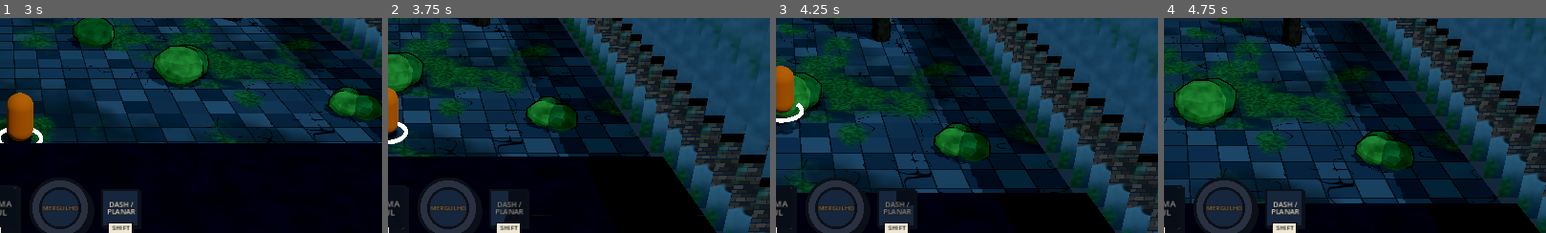
Above: before the commit, frames 1-4 (left to right).
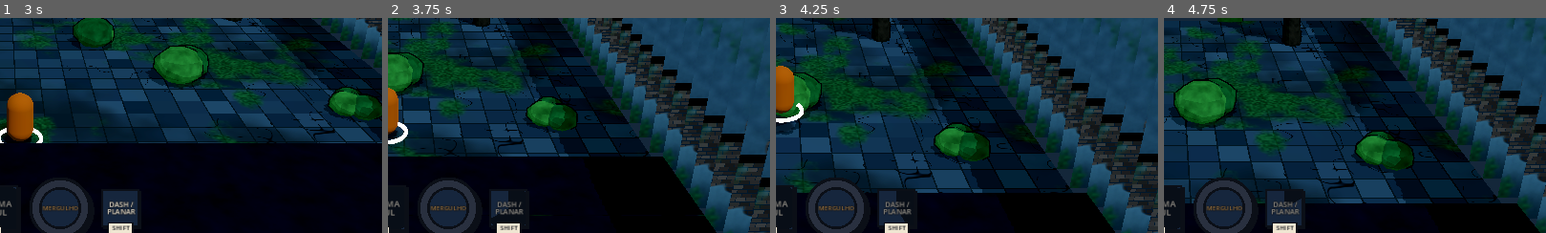
Above: after the commit, the same moments.

Repository: Giovivi/jogo_do_bolo
Game: Godot game, scene res://scenes/main.tscn
Same seed, same stepped clock (60 frames per second), same inputs: the game is played once before the commit and once after it.
Inputs (mouse positions are % of the whole screen's width and height, from its top left):
- Up to frame 1 (3 s): click "NOVO JOGO" at 0.5 s; tap Enter (confirm) at 1.25 s; move the mouse to (72, 45) at 1.27 s; hold D (move_right) 1.28-2.03 s; hold Q (ability_1) 1.28-2.03 s; click (72, 45) at 1.42 s; tap Space (jump) at 1.52, 2.27 s; tap E (ability_2) at 1.55, 2.1 s; move the mouse to (30, 55) at 2.02 s; hold S (move_down) 2.03-2.78 s; click (30, 55) at 2.3 s; move the mouse to (60, 28) at 2.77 s; press the mouse at (60, 28) at 2.78 s; hold D (move_right) from 2.78 s (still down)
- Up to frame 2 (3.75 s): tap Shift (dash) at 3.05, 3.6 s; move the mouse to (45, 70) at 3.52 s; release D (move_right) at 3.53 s; release the mouse at (45, 70) at 3.53 s; hold W (move_up) from 3.53 s (still down); click (45, 70) at 3.67 s
- Up to frame 3 (4.25 s): keep holding W (move_up); tap Space (jump) at 3.77 s; tap R (special) at 3.8 s
- Up to frame 4 (4.75 s): move the mouse to (80, 65) at 4.27 s; release W (move_up) at 4.28 s; hold A (move_left) from 4.28 s (still down); hold Q (ability_1) from 4.28 s (still down); tap R (special) at 4.35 s; click (80, 65) at 4.42 s; tap Space (jump) at 4.52 s
The pictures show only the part of the screen within x 50-100%, y 44-94%; the shares and areas given below are measured in that part.

Frame 1 is identical in both runs. In frame 2, 0.1% of the frame differs, in the area x 27-36%, y 80-97%; in frame 3, 0.2%; in frame 4, 0.4%, in the area x 28-36%, y 80-92%.

Commit message:
Feixe com raio laser vermelho, mira pela tela e esquiva de 2 s
Prancha feixe-laser-drone-v2 aprovada:
- Básico vira raio instantâneo (núcleo claro + brilho vermelho) com
  clarão estrelado no rosto.
- Q Raio Forte: grosso, atravessa inimigos, interrompe, corta porta.
- E Cone de Raios: leque de 90°, 6 m, acerta drones.
- R Suprema em Círculo: 14 m em volta do Feixe.
- Mira pela tela com ímã de ~1 m; drone a 2,0 m e área de 0,7 m.
- Recarga do dash: 2 s.

Co-Authored-By: Claude Opus 5.5 <noreply@anthropic.com>
Claude-Session: https://claude.ai/code/session_01GLyMG4JWCdVUJbnF96tWuE

Diff:
--- a/data/drone.tres
+++ b/data/drone.tres
@@ -16,5 +16,5 @@
 projectile_damage = 5.0
 projectile_speed = 12.0
 flying = true
-hover_height = 2.6
-body_radius = 0.5
+hover_height = 2.0
+body_radius = 0.7
--- a/scripts/actors/actor.gd
+++ b/scripts/actors/actor.gd
@@ -188,7 +188,9 @@
 	# Quem apanha pisca em vermelho.
 	_flash_time = 0.12
 	_react_to_hit(strength, dir, source, info, killed)
-	Game.impact_feedback(strength, source, self, killed)
+	# "quiet": reação completa no alvo, mas sem pausa e tremor (raio contínuo).
+	var feedback_strength: int = Impact.WEAK if info.get("quiet", false) else strength
+	Game.impact_feedback(feedback_strength, source, self, killed)
 	damaged.emit(amount)
 	hit_reacted.emit(strength)
 	_on_damaged(amount, source)
--- a/scripts/core/game.gd
+++ b/scripts/core/game.gd
@@ -15,6 +15,9 @@
 ## Alcance vertical: golpes e cones curtos / tiros, laser e áreas grandes.
 const REACH_MELEE := 1.5
 const REACH_RANGED := 3.0
+## Mira pela tela: folga (m) em volta do inimigo para o "ímã" da mira.
+const AIM_MAGNET := 1.0
+const LASER_RED := Color(1.0, 0.16, 0.1)
 const MASK_ENEMY := LAYER_WORLD | LAYER_HEROES | LAYER_ENEMIES | LAYER_GAPS | LAYER_WALKWAY
 const MASK_DRONE := LAYER_WORLD | LAYER_ENEMIES
 
@@ -40,6 +43,8 @@
 var run_finished: bool = false
 
 var _hitstop_running: bool = false
+var _flare_tex: ImageTexture = null
+
 
 
 func _ready() -> void:
@@ -317,6 +322,132 @@
 	flash_shape(m, Transform3D(basis, (flat_from + flat_to) * 0.5), color, duration)
 
 
+# ---------------------------------------------------------------- mira e laser
+
+## Altura do centro do corpo de um ator (drones voam acima do nó).
+func body_center(a: Actor) -> Vector3:
+	var up: float = a.hover_offset + (0.6 if a.flying else 0.85)
+	return a.global_position + Vector3(0, up, 0)
+
+
+## Inimigo embaixo do cursor na tela (com ~1 m de folga), dentro do alcance.
+## Resolve a mira em drones: o cursor em cima do drone mira nele, e não no
+## chão atrás dele.
+func aim_target(from: Node3D, max_range: float) -> Actor:
+	if camera == null:
+		return null
+	var mouse: Vector2 = camera.get_viewport().get_mouse_position()
+	var right: Vector3 = camera.global_transform.basis.x
+	var best: Actor = null
+	var best_score: float = INF
+	for e in living_enemies():
+		var a := e as Actor
+		if a == null:
+			continue
+		if flat_distance(from.global_position, a.global_position) > max_range + a.body_radius:
+			continue
+		var c: Vector3 = body_center(a)
+		if camera.is_position_behind(c):
+			continue
+		var sc: Vector2 = camera.unproject_position(c)
+		var edge: Vector2 = camera.unproject_position(c + right * (a.body_radius + AIM_MAGNET))
+		var tol: float = maxf(sc.distance_to(edge), 1.0)
+		var score: float = sc.distance_to(mouse) / tol
+		if score <= 1.0 and score < best_score:
+			best_score = score
+			best = a
+	return best
+
+
+## Raio de laser: núcleo claro e fino dentro de um brilho vermelho.
+func laser_beam(from: Vector3, to: Vector3, core_width: float, glow_width: float, duration: float = 0.1) -> Array[MeshInstance3D]:
+	var out: Array[MeshInstance3D] = []
+	if world_root == null:
+		return out
+	out.append(_beam_mesh(from, to, glow_width, Color(LASER_RED.r, LASER_RED.g, LASER_RED.b, 0.55), duration))
+	out.append(_beam_mesh(from, to, core_width, Color(1.0, 0.88, 0.85, 0.95), duration))
+	return out
+
+
+func _beam_mesh(from: Vector3, to: Vector3, width: float, color: Color, duration: float) -> MeshInstance3D:
+	var mi := MeshInstance3D.new()
+	var m := BoxMesh.new()
+	m.size = Vector3(1, 1, 1)
+	mi.mesh = m
+	var mat := StandardMaterial3D.new()
+	mat.albedo_color = color
+	mat.transparency = BaseMaterial3D.TRANSPARENCY_ALPHA
+	mat.blend_mode = BaseMaterial3D.BLEND_MODE_ADD
+	mat.shading_mode = BaseMaterial3D.SHADING_MODE_UNSHADED
+	mi.material_override = mat
+	mi.cast_shadow = GeometryInstance3D.SHADOW_CASTING_SETTING_OFF
+	world_root.add_child(mi)
+	place_beam(mi, from, to, width)
+	if duration > 0.0:
+		var tw := mi.create_tween()
+		tw.tween_property(mat, "albedo_color:a", 0.0, duration)
+		tw.tween_callback(mi.queue_free)
+	return mi
+
+
+## Estica uma caixa de raio entre dois pontos.
+func place_beam(mi: MeshInstance3D, from: Vector3, to: Vector3, width: float) -> void:
+	var d: Vector3 = to - from
+	var length: float = maxf(d.length(), 0.05)
+	var up := Vector3.UP
+	if absf(d.normalized().dot(up)) > 0.98:
+		up = Vector3.FORWARD
+	var basis := Basis.looking_at(d.normalized() if d.length() > 0.01 else Vector3.FORWARD, up)
+	mi.global_transform = Transform3D(basis * Basis.from_scale(Vector3(width, width, length)), (from + to) * 0.5)
+
+
+## Clarão estrelado (referência da Vivi): brilho vermelho redondo com
+## estrela branca e risco horizontal. duration <= 0 deixa fixo.
+func laser_flare(pos: Vector3, size: float, duration: float = 0.1) -> Sprite3D:
+	if world_root == null:
+		return null
+	var sp := Sprite3D.new()
+	sp.texture = _flare_texture()
+	sp.billboard = BaseMaterial3D.BILLBOARD_ENABLED
+	sp.no_depth_test = true
+	sp.shaded = false
+	sp.pixel_size = size / 128.0
+	world_root.add_child(sp)
+	sp.global_position = pos
+	if duration > 0.0:
+		var tw := sp.create_tween()
+		tw.set_parallel(true)
+		tw.tween_property(sp, "scale", Vector3.ONE * 1.4, duration)
+		tw.tween_property(sp, "modulate:a", 0.0, duration)
+		tw.chain().tween_callback(sp.queue_free)
+	return sp
+
+
+func _flare_texture() -> ImageTexture:
+	if _flare_tex != null:
+		return _flare_tex
+	var n := 128
+	var img := Image.create(n, n, false, Image.FORMAT_RGBA8)
+	for y in n:
+		for x in n:
+			var dx: float = (float(x) + 0.5) / float(n) * 2.0 - 1.0
+			var dy: float = (float(y) + 0.5) / float(n) * 2.0 - 1.0
+			var r2: float = dx * dx + dy * dy
+			var glow: float = exp(-r2 * 7.0)
+			var streak: float = exp(-absf(dy) * 90.0) * maxf(0.0, 1.0 - absf(dx))
+			var star: float = exp(-absf(dx) * 40.0) * maxf(0.0, 1.0 - absf(dy) * 1.6) \
+					+ exp(-absf(dy) * 40.0) * maxf(0.0, 1.0 - absf(dx) * 1.6)
+			var diag: float = (exp(-absf(dx - dy) * 45.0) + exp(-absf(dx + dy) * 45.0)) * maxf(0.0, 1.0 - sqrt(r2) * 2.6)
+			var core: float = exp(-r2 * 140.0)
+			var white: float = clampf(star + diag * 0.7 + core + streak * 0.8, 0.0, 1.0)
+			var c := Color(LASER_RED.r, LASER_RED.g, LASER_RED.b) * glow
+			c = c.lerp(Color(1, 1, 1), white)
+			c.a = clampf(maxf(glow * 0.9, white), 0.0, 1.0)
+			img.set_pixel(x, y, c)
+	_flare_tex = ImageTexture.create_from_image(img)
+	return _flare_tex
+
+
 # ---------------------------------------------------------------- consultas
 
 func living_enemies() -> Array[Node]:
--- a/scripts/data/feixe_stats.gd
+++ b/scripts/data/feixe_stats.gd
@@ -1,28 +1,30 @@
 class_name FeixeStats
 extends HeroStats
-## Kit do Feixe (seção 3.5 da especificação).
+## Kit do Feixe (seção 3.5 da especificação; raio laser da prancha
+## feixe-laser-drone-v2).
 
-@export_group("Tiro Óptico (básico)")
+@export_group("Raio Laser (básico)")
 @export var shot_damage: float = 8.0
 @export var shot_range: float = 15.0
 @export var shot_interval: float = 0.25
-@export var shot_speed: float = 45.0
+## Largura que o raio acerta (m), além do corpo do inimigo.
+@export var shot_width: float = 0.3
 
-@export_group("Laser Contínuo (Q)")
+@export_group("Raio Forte (Q)")
 @export var laser_dps: float = 12.0
 @export var laser_range: float = 15.0
 @export var laser_max_time: float = 3.0
 @export var laser_move_multiplier: float = 0.35
-@export var laser_width: float = 0.7
+@export var laser_width: float = 1.2
 
-@export_group("Pulso de Repulsão (E)")
+@export_group("Cone de Raios (E)")
 @export var pulse_damage: float = 15.0
-@export var pulse_range: float = 4.0
+@export var pulse_range: float = 6.0
 @export var pulse_arc_degrees: float = 90.0
-## Empurrão do Pulso, em metros (mais que o forte comum: é a função dele).
+## Empurrão do cone, em metros (mais que o forte comum: é a função dele).
 @export var pulse_push_meters: float = 2.5
 
-@export_group("Rajada Máxima (R)")
+@export_group("Suprema em Círculo (R)")
 @export var blast_damage: float = 120.0
-@export var blast_length: float = 30.0
-@export var blast_width: float = 1.4
+## Raio do círculo: 14 m pega a sala toda, mesmo nas grandes.
+@export var blast_radius: float = 14.0
--- a/scripts/data/hero_stats.gd
+++ b/scripts/data/hero_stats.gd
@@ -17,7 +17,7 @@
 @export_group("Dash")
 @export var dash_distance: float = 4.0
 @export var dash_time: float = 0.15
-@export var dash_cooldown: float = 1.5
+@export var dash_cooldown: float = 2.0
 
 @export_group("Barra do especial")
 @export var special_max: float = 300.0
--- a/scripts/enemies/enemy.gd
+++ b/scripts/enemies/enemy.gd
@@ -30,7 +30,7 @@
 	max_health = stats.max_health
 	health = max_health
 	flying = stats.flying
-	var h := 1.0 if flying else 1.6
+	var h := maxf(1.0, stats.body_radius * 2.0) if flying else 1.6
 	build_body(stats.color, h, stats.body_radius, Color(0.95, 0.9, 0.2))
 	set_bar_color(Color(0.95, 0.3, 0.3))
 	if flying:
--- a/scripts/heroes/feixe.gd
+++ b/scripts/heroes/feixe.gd
@@ -1,16 +1,21 @@
 class_name Feixe
 extends Hero
-## Feixe: distância e precisão. Tiro Óptico, Laser Contínuo,
-## Pulso de Repulsão e Rajada Máxima.
-
-## Invulnerável por este tempo ao disparar a Rajada Máxima.
+## Feixe: distância e precisão, tudo em raio laser vermelho (prancha
+## feixe-laser-drone-v2): Raio Laser, Raio Forte, Cone de Raios e Suprema
+## em Círculo. Cada disparo solta um clarão estrelado do rosto.
+
+## Invulnerável por este tempo ao disparar a Suprema.
 const BLAST_INVULNERABLE := 0.35
+## Tolerância de altura entre o raio e o centro do corpo do inimigo (m).
+const BEAM_HEIGHT_TOLERANCE := 1.1
 
 var _laser_active: bool = false
 var _laser_time: float = 0.0
 var _laser_tick: float = 0.0
 var _laser_ai_limit: float = 0.0
-var _laser_mesh: MeshInstance3D
+var _laser_meshes: Array[MeshInstance3D] = []
+var _laser_flare: Sprite3D
+var _ai_target: Actor = null
 
 
 func _fb() -> FeixeStats:
@@ -19,21 +24,9 @@
 
 func _ready() -> void:
 	super._ready()
-	# Faísca ciano no tiro e no laser, vermelha no pulso e na rajada.
-	impact_color = Color(0.5, 0.9, 1.0, 0.9)
-	impact_color_strong = Color(1.0, 0.3, 0.3, 0.9)
-	_laser_mesh = MeshInstance3D.new()
-	var m := BoxMesh.new()
-	m.size = Vector3(0.25, 0.25, 1.0)
-	_laser_mesh.mesh = m
-	var mat := StandardMaterial3D.new()
-	mat.albedo_color = Color(1.0, 0.2, 0.2, 0.85)
-	mat.transparency = BaseMaterial3D.TRANSPARENCY_ALPHA
-	mat.shading_mode = BaseMaterial3D.SHADING_MODE_UNSHADED
-	_laser_mesh.material_override = mat
-	_laser_mesh.top_level = true
-	_laser_mesh.visible = false
-	add_child(_laser_mesh)
+	# Faísca vermelha clara no raio, vermelha forte no Q, no E e no R.
+	impact_color = Color(1.0, 0.55, 0.45, 0.9)
+	impact_color_strong = Color(1.0, 0.2, 0.15, 0.95)
 
 
 func _physics_process(delta: float) -> void:
@@ -47,12 +40,12 @@
 
 func ability_slots() -> Array:
 	var s := _fb()
-	var laser_name := "Laser (%.1f s)" % laser_time_left() if _laser_active else "Laser Contínuo (segure)"
+	var laser_name := "Raio Forte (%.1f s)" % laser_time_left() if _laser_active else "Raio Forte (segure)"
 	return [
-		["Clique", "Tiro Óptico", 0.0, 0.0],
+		["Clique", "Raio Laser", 0.0, 0.0],
 		["Q", laser_name, cooldown_left("q"), s.q_cooldown],
-		["E", "Pulso de Repulsão", cooldown_left("e"), s.e_cooldown],
-		["R", "Rajada Máxima", 0.0, 0.0],
+		["E", "Cone de Raios", cooldown_left("e"), s.e_cooldown],
+		["R", "Suprema em Círculo", 0.0, 0.0],
 		["Shift", "Dash", cooldown_left("dash"), s.dash_cooldown],
 	]
 
@@ -76,23 +69,89 @@
 		repulsion_pulse()
 
 
+## O rosto do Feixe: de onde saem os raios e o clarão.
 func _muzzle() -> Vector3:
-	return global_position + facing * 0.6 + Vector3(0, 1.2, 0)
+	return global_position + facing * 0.5 + Vector3(0, 1.25, 0)
+
+
+## Alvo do raio: o inimigo embaixo do cursor (jogador) ou o da IA.
+func _shot_target() -> Actor:
+	var t: Actor = aim_target if controlled else _ai_target
+	if t != null and (not is_instance_valid(t) or t.is_dead):
+		return null
+	return t
+
+
+## Ponto final do raio: na direção do alvo (inclusive para cima, no drone)
+## ou reto para a frente, cortado pela primeira parede.
+func _beam_end(from: Vector3, length: float) -> Vector3:
+	var dir := facing
+	var t := _shot_target()
+	if t != null:
+		dir = (Game.body_center(t) - from).normalized()
+	var to := from + dir * length
+	var hit := Game.raycast_world(from, to)
+	if not hit.is_empty():
+		to = hit["position"]
+	return to
+
+
+## Inimigos atravessados pelo raio, do mais perto ao mais longe.
+func _enemies_on_beam(from: Vector3, to: Vector3, width: float) -> Array[Actor]:
+	var out: Array[Actor] = []
+	var seg := to - from
+	var flat_len := Vector2(seg.x, seg.z).length()
+	var dists: Array[float] = []
+	for e in Game.living_enemies():
+		var enemy := e as Actor
+		if Game.flat_distance_to_segment(enemy.global_position, from, to) > width * 0.5 + enemy.body_radius:
+			continue
+		# Altura do raio no ponto do inimigo.
+		var along: float = clampf(Game.flat_distance(from, enemy.global_position) / maxf(flat_len, 0.01), 0.0, 1.0)
+		var beam_y: float = lerpf(from.y, to.y, along)
+		if absf(Game.body_center(enemy).y - beam_y) > BEAM_HEIGHT_TOLERANCE + enemy.body_radius * 0.5:
+			continue
+		var d := Game.flat_distance(from, enemy.global_position)
+		var i := 0
+		while i < dists.size() and dists[i] < d:
+			i += 1
+		dists.insert(i, d)
+		out.insert(i, enemy)
+	return out
+
+
+func _hit_switches(from: Vector3, to: Vector3) -> void:
+	for sw in get_tree().get_nodes_in_group("switches"):
+		var n := sw as Node3D
+		if Game.flat_distance_to_segment(n.global_position, from, to) < 0.9:
+			n.call("on_beam_hit", self)
 
 
 # ---------------------------------------------------------------- básico
 
+## Raio Laser: instantâneo, para no primeiro inimigo ou parede.
 func optic_shot() -> bool:
 	if not cooldown_ready("basic") or ability_lock > 0.0:
 		return false
 	var s := _fb()
 	start_cooldown("basic", s.shot_interval)
-	var p := Projectile.spawn(Game.world_root, _muzzle(), facing, s.shot_speed, s.shot_damage, s.shot_range, true, self, Color(0.5, 0.85, 1.0), true)
-	p.info = {"strength": Impact.WEAK, "ability": false}
+	var from := _muzzle()
+	var to := _beam_end(from, s.shot_range)
+	_hit_switches(from, to)
+	var victims := _enemies_on_beam(from, to, s.shot_width)
+	if not victims.is_empty():
+		var v: Actor = victims[0]
+		var c: Vector3 = Game.body_center(v)
+		to = from + (to - from).normalized() * from.distance_to(c)
+		var dir := c - global_position
+		dir.y = 0.0
+		deal_damage(v, s.shot_damage, {"strength": Impact.WEAK, "dir": dir, "ability": false})
+	Game.laser_beam(from, to, 0.05, 0.2, 0.1)
+	Game.laser_flare(from, 0.9, 0.1)
 	return true
 
 
-# ---------------------------------------------------------------- Q: Laser Contínuo
+# ---------------------------------------------------------------- Q: Raio Forte
 
 ## ai_limit > 0 limita a duração (usado pela IA).
 func start_laser(ai_limit: float) -> bool:
@@ -103,7 +162,9 @@
 	_laser_tick = 0.0
 	_laser_ai_limit = ai_limit
 	move_multiplier = _fb().laser_move_multiplier
-	_laser_mesh.visible = true
+	var from := _muzzle()
+	_laser_meshes = Game.laser_beam(from, from + facing, 0.16, 0.7, 0.0)
+	_laser_flare = Game.laser_flare(from, 1.7, 0.0)
 	return true
 
 
@@ -112,7 +173,13 @@
 		return
 	_laser_active = false
 	move_multiplier = 1.0
-	_laser_mesh.visible = false
+	for m in _laser_meshes:
+		if is_instance_valid(m):
+			m.queue_free()
+	_laser_meshes.clear()
+	if is_instance_valid(_laser_flare):
+		_laser_flare.queue_free()
+	_laser_flare = null
 	start_cooldown("q", _fb().q_cooldown)
 
 
@@ -134,34 +201,33 @@
 		stop_laser()
 		return
 	var from := _muzzle()
-	var to := from + facing * s.laser_range
-	var hit := Game.raycast_world(from, to)
+	var to := _beam_end(from, s.laser_range)
+	# Porta blindada: o raio forte corta.
+	var hit := Game.raycast_world(from, from + (to - from) * 1.05)
 	if not hit.is_empty():
-		to = hit["position"]
 		var col: Object = hit["collider"]
 		if col != null and col is Node and (col as Node).is_in_group("blast_doors"):
 			col.call("cut", delta, self)
-	# Interruptores também respondem ao laser.
-	for sw in get_tree().get_nodes_in_group("switches"):
-		var n := sw as Node3D
-		if Game.flat_distance_to_segment(n.global_position, from, to) < 0.9:
-			n.call("on_beam_hit", self)
-	# Visual do feixe.
-	var length := from.distance_to(to)
-	_laser_mesh.global_transform = Transform3D(Basis.looking_at(facing, Vector3.UP) * Basis.from_scale(Vector3(1, 1, maxf(length, 0.1))), (from + to) * 0.5)
-	# Dano em pulsos de 0,25 s para não poluir os números.
+	_hit_switches(from, to)
+	# Visual: raio grosso e clarão maior, fixos no rosto.
+	var widths: Array[float] = [0.7, 0.16]
+	for i in _laser_meshes.size():
+		if is_instance_valid(_laser_meshes[i]):
+			Game.place_beam(_laser_meshes[i], from, to, widths[i])
+	if is_instance_valid(_laser_flare):
+		_laser_flare.global_position = from
+		_laser_flare.scale = Vector3.ONE * (1.0 + 0.12 * sin(_laser_time * 40.0))
+	# Dano em pulsos de 0,25 s. Atravessa todos os inimigos da linha.
 	_laser_tick += delta
 	if _laser_tick >= 0.25:
 		var dmg := s.laser_dps * _laser_tick
 		_laser_tick = 0.0
-		for e in Game.living_enemies():
-			var enemy := e as Actor
-			if Game.flat_distance_to_segment(enemy.global_position, from, to) <= s.laser_width * 0.5 + enemy.body_radius \
-					and Game.vertical_ok(global_position.y, enemy, Game.REACH_RANGED):
-				deal_damage(enemy, dmg, {"strength": Impact.WEAK, "push": 0.0, "dir": facing, "ability": true, "color": Color(1, 0.4, 0.4)})
-
-
-# ---------------------------------------------------------------- E: Pulso de Repulsão
+		for enemy in _enemies_on_beam(from, to, s.laser_width):
+			# Forte: interrompe o inimigo. "quiet" evita pausa a cada pulso.
+			deal_damage(enemy, dmg, {"strength": Impact.STRONG, "push": 0.3, "quiet": true, "dir": facing, "ability": true, "color": Color(1, 0.4, 0.4)})
+
+
+# ---------------------------------------------------------------- E: Cone de Raios
 
 func repulsion_pulse() -> bool:
 	if not cooldown_ready("e") or ability_lock > 0.0:
@@ -169,32 +235,50 @@
 	var s := _fb()
 	start_cooldown("e", s.e_cooldown)
 	ability_lock = 0.25
-	Game.flash_cone(global_position, facing, s.pulse_range, s.pulse_arc_degrees, Color(0.4, 0.7, 1.0, 0.6), 0.3)
+	var from := _muzzle()
+	Game.flash_cone(global_position, facing, s.pulse_range, s.pulse_arc_degrees, Color(1.0, 0.2, 0.15, 0.35), 0.3)
+	# Leque de 5 raios.
+	var half := deg_to_rad(s.pulse_arc_degrees) * 0.5
+	for i in 5:
+		var ang := -half + 2.0 * half * float(i) / 4.0
+		var d := facing.rotated(Vector3.UP, ang)
+		Game.laser_beam(from, from + d * s.pulse_range, 0.07, 0.3, 0.25)
+	Game.laser_flare(from, 1.3, 0.15)
 	for e in Game.living_enemies():
 		var enemy := e as Actor
 		if Game.in_cone(global_position, facing, enemy.global_position, s.pulse_range, s.pulse_arc_degrees, enemy.body_radius) \
-				and Game.vertical_ok(global_position.y, enemy, Game.REACH_MELEE):
+				and Game.vertical_ok(global_position.y, enemy, Game.REACH_RANGED):
 			var dir := enemy.global_position - global_position
 			dir.y = 0.0
 			deal_damage(enemy, s.pulse_damage, {"strength": Impact.STRONG, "push": s.pulse_push_meters, "dir": dir, "ability": true})
 	return true
 
 
-# ---------------------------------------------------------------- R: Rajada Máxima
-
+# ---------------------------------------------------------------- R: Suprema em Círculo
+
+## Explosão de raios em volta do Feixe, grande o bastante para pegar a sala.
 func use_special(_aim: Vector3) -> bool:
 	var s := _fb()
-	var from := global_position
-	var to := from + facing * s.blast_length
-	Game.flash_line(from, to, s.blast_width, Color(1.0, 0.25, 0.25, 0.85), 0.45)
+	var center := global_position
+	var from := _muzzle() - facing * 0.5
+	Game.flash_ring(center, s.blast_radius, Color(1.0, 0.2, 0.15, 0.45), 0.5)
+	Game.flash_ring(center, s.blast_radius * 0.5, Color(1.0, 0.45, 0.35, 0.6), 0.35)
+	for i in 16:
+		var d := Vector3.FORWARD.rotated(Vector3.UP, TAU * float(i) / 16.0)
+		var to := from + d * s.blast_radius
+		var hit := Game.raycast_world(from, to)
+		if not hit.is_empty():
+			to = hit["position"]
+		Game.laser_beam(from, to, 0.08, 0.35, 0.4)
+	Game.laser_flare(from, 3.0, 0.35)
 	# Invulnerável por um instante enquanto dispara.
 	invulnerable = true
 	get_tree().create_timer(BLAST_INVULNERABLE).timeout.connect(_end_blast_invulnerability)
 	for e in Game.living_enemies():
 		var enemy := e as Actor
-		if Game.flat_distance_to_segment(enemy.global_position, from, to) <= s.blast_width * 0.5 + enemy.body_radius \
+		if Game.flat_distance(enemy.global_position, center) <= s.blast_radius + enemy.body_radius \
 				and Game.vertical_ok(global_position.y, enemy, Game.REACH_RANGED):
-			deal_damage(enemy, s.blast_damage, {"strength": Impact.SPECIAL, "dir": facing, "ability": true, "color": Color(1, 0.3, 0.3)})
+			deal_damage(enemy, s.blast_damage, {"strength": Impact.SPECIAL, "ability": true, "color": Color(1, 0.3, 0.3)})
 	return true
 
 
@@ -212,9 +296,10 @@
 
 func _ai_combat(target: Actor, delta: float) -> Vector3:
 	var s := _fb()
+	_ai_target = target
 	face_towards(target.global_position)
 	var d := Game.flat_distance(global_position, target.global_position)
-	if cooldown_ready("e") and d <= 3.5:
+	if cooldown_ready("e") and d <= 5.0:
 		repulsion_pulse()
 	if not _laser_active and cooldown_ready("q") and d <= s.laser_range * 0.8:
 		start_laser(1.5)
--- a/scripts/heroes/hero.gd
+++ b/scripts/heroes/hero.gd
@@ -12,6 +12,8 @@
 const COYOTE_TIME := 0.12
 ## Abaixo desta altura o herói caiu num vão.
 const FALL_LIMIT_Y := -2.5
+## Até onde a mira pela tela procura inimigos (m).
+const AIM_RANGE := 18.0
 
 @export var stats: HeroStats
 
@@ -47,6 +49,8 @@
 ## Cores do efeito no ponto do acerto: golpe comum e golpe forte/especial.
 var impact_color: Color = Color(1, 1, 1, 0.9)
 var impact_color_strong: Color = Color(1, 1, 1, 0.9)
+## Inimigo embaixo do cursor (só no herói controlado), ou null.
+var aim_target: Actor = null
 
 var _select_ring: MeshInstance3D
 var _down_marker: Node3D
@@ -113,6 +117,8 @@
 func set_controlled(value: bool) -> void:
 	controlled = value
 	_select_ring.visible = value
+	if not value:
+		aim_target = null
 	if value:
 		ai_state = AIState.FOLLOW
 
@@ -264,6 +270,11 @@
 	if move.length() > 1.0:
 		move = move.normalized()
 	var aim := Game.mouse_ground_point(global_position.y)
+	# Mira pela tela: com o cursor em cima de um inimigo (drone incluído),
+	# o herói mira nele, e não no chão atrás dele.
+	aim_target = Game.aim_target(self, AIM_RANGE)
+	if aim_target != null:
+		aim = aim_target.global_position
 	face_towards(aim)
 
 	if Input.is_action_just_pressed("jump"):
